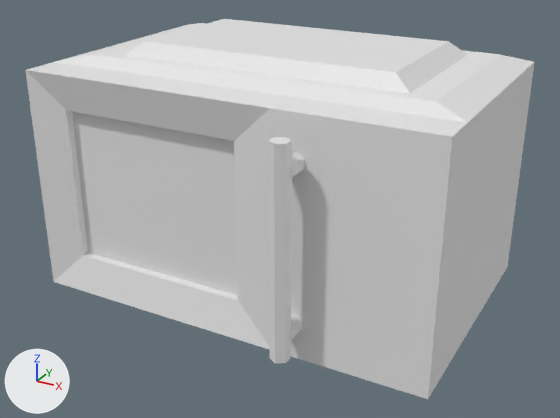
One commit to the Blender file Assets/Models/microwave.blend: the scene before it, then after it.
Both versions are drawn from a 50 mm camera at (3.92, -5.9, 2.53) aimed at (0.91, -0.42, -0.21). The axes (+X, +Y, +Z) are drawn at lower left. The lights are the same throughout.

Names of what the first picture shows: 'Door', 'DoorHinge', 'Microwave'.
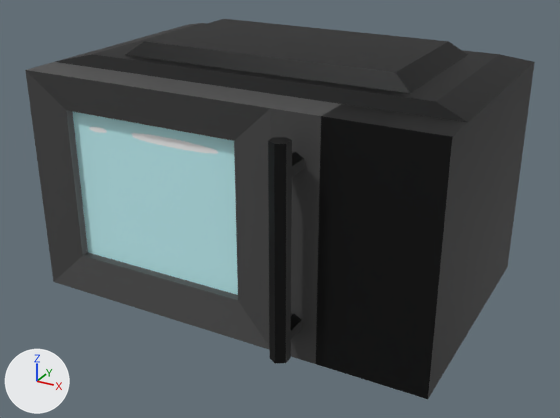
Edits to the scene script, one JSON object a line:
```json
{"op": "add", "block": "img_microwavedoor_png", "code": ["img_microwavedoor_png = load_image('microwaveDoor.png', 'microwaveDoor.png', 1024, 1024, 'sRGB')"]}
{"op": "add", "block": "mat_material_002", "code": ["mat_material_002 = principled_material('Material.002')", "mat_material_002.base_color = (0.00862, 0.00884, 0.00902)  # black #171718", "mat_material_002.metallic = 0.618"]}
{"op": "add", "block": "mat_material_001", "code": ["mat_material_001 = principled_material('Material.001')", "mat_material_001.texture = img_microwavedoor_png"]}
{"block": "me_cube_002", "where": "me_cube_002.from_pydata(...)  # 49 vertices, 43 faces; spans x -1.0..2.63, y -1.34..1.0, z -1.0..1.19"}
{"op": "add", "block": "me_cube_002", "code": "me_cube_002.materials.append(mat_material_002)  # black #171718"}
{"block": "me_cube_003", "where": "me_cube_003.from_pydata(...)  # 32 vertices, 24 faces; spans x -1.0..1.73, y -1.34..-1.0, z -1.0..1.0"}
{"block": "me_cube_003", "where": "# used by ob_door; location = (0.0, 0.0, 0.0)"}
{"block": "me_cube_003", "change": "me_cube_003 part 1: texture (UV) coordinates of 6 of 24 faces, centred in x -0.84..1.23, y -1.31..-1.08, z -0.84..0.84, changed; they spanned u 0.0..0.69, v 0.0..0.81 and now span u -0.02..0.86, v -0.66..0.96"}
{"op": "add", "block": "me_cube_003", "code": "me_cube_003.materials.append(mat_material_001)  # picture img_microwavedoor_png"}
{"block": "me_cylinder_002", "where": "me_cylinder_002.from_pydata(...)  # 36 vertices, 24 faces; spans x -0.07..0.07, y -1.51..0.23, z -0.18..0.28"}
{"op": "add", "block": "me_cylinder_002", "code": "me_cylinder_002.materials.append(mat_material_002)  # black #171718"}
```

Pixel boxes (x1, y1, x2, y2) of what changed, in the pictures (560 x 418 px):
```json
{"object": "Microwave", "change": "recoloured", "before": [55, 19, 535, 399], "after": [55, 19, 535, 399], "on screen": "white to black"}
{"object": "Door", "change": "recoloured, surface changed", "before": [25, 62, 341, 364], "after": [25, 62, 341, 364]}
{"object": "DoorHinge", "change": "recoloured", "before": [268, 137, 304, 363], "after": [268, 137, 304, 363], "on screen": "grey to black"}
{"part": 1, "of": "me_cube_003", "change": "surface changed", "before": [25, 70, 271, 350], "after": [25, 70, 271, 350]}
```
